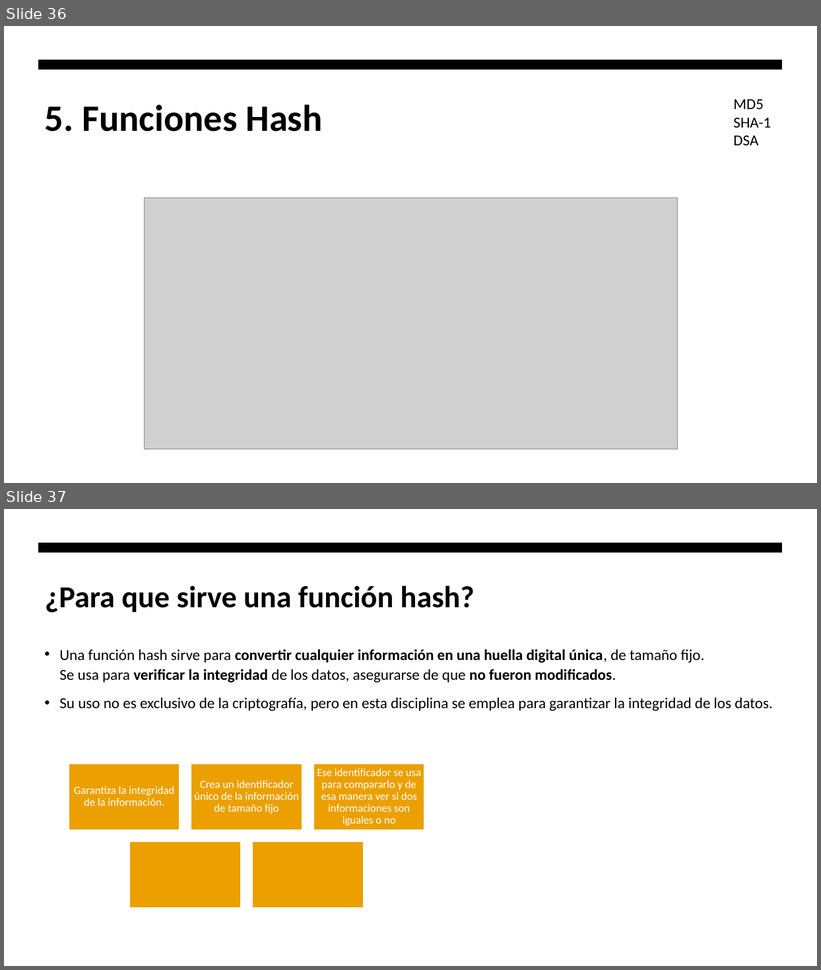
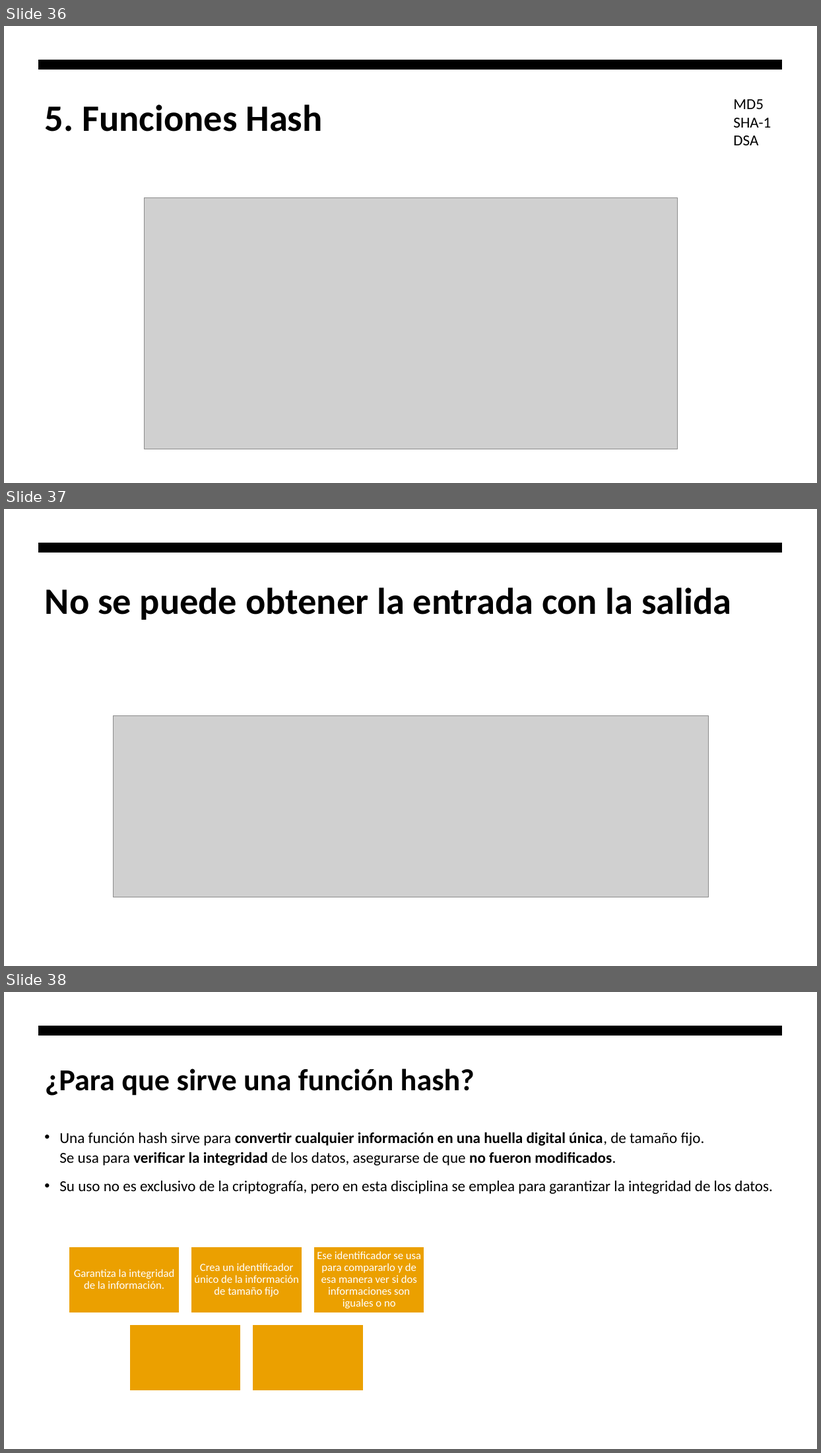
Before and after one commit to hombrefrustrado/criptografia-presentaci-n, a slide deck: criptografía teorica.pptx. Shown one above the other, each under a label of ours: slides 36 and 37 before the commit, slides 36, 37 and 38 after it. The pictures are 821x970 and 821x1453 pixels, drawn with LibreOffice and Linux fonts; fonts in the diff are those of the drawing; grey boxes stand for pictures. Boxes give left, top, right and bottom in pixels: in the first picture for what was removed or moved away, otherwise in the second. Text is boxed around its words. In the diff, an @@ line names an element or a change of style, - is before the commit and + after.

```diff
--- a/criptografía teorica.pptx
+++ b/criptografía teorica.pptx
@@ slide 37 added at bbox=[4, 509, 817, 966], background #FFFFFF; not listed: 1 template element that a slide beside it also shows @@
@@ title added at bbox=[45, 588, 731, 620], 44 pt, text #000000, bold @@
+No se puede obtener la entrada con la salida
@@ picture added at bbox=[113, 716, 708, 898] @@
@@ what was slide 37 is now slide 38 @@
```
Also in this commit, not shown: 9 other files.
